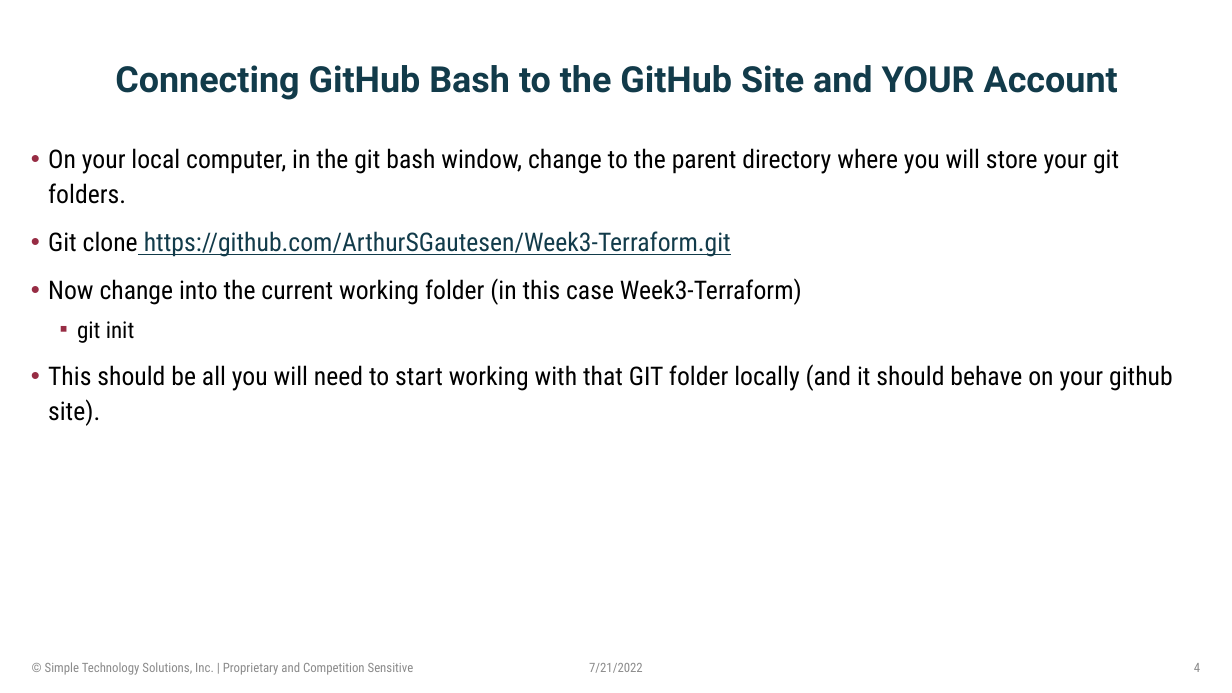
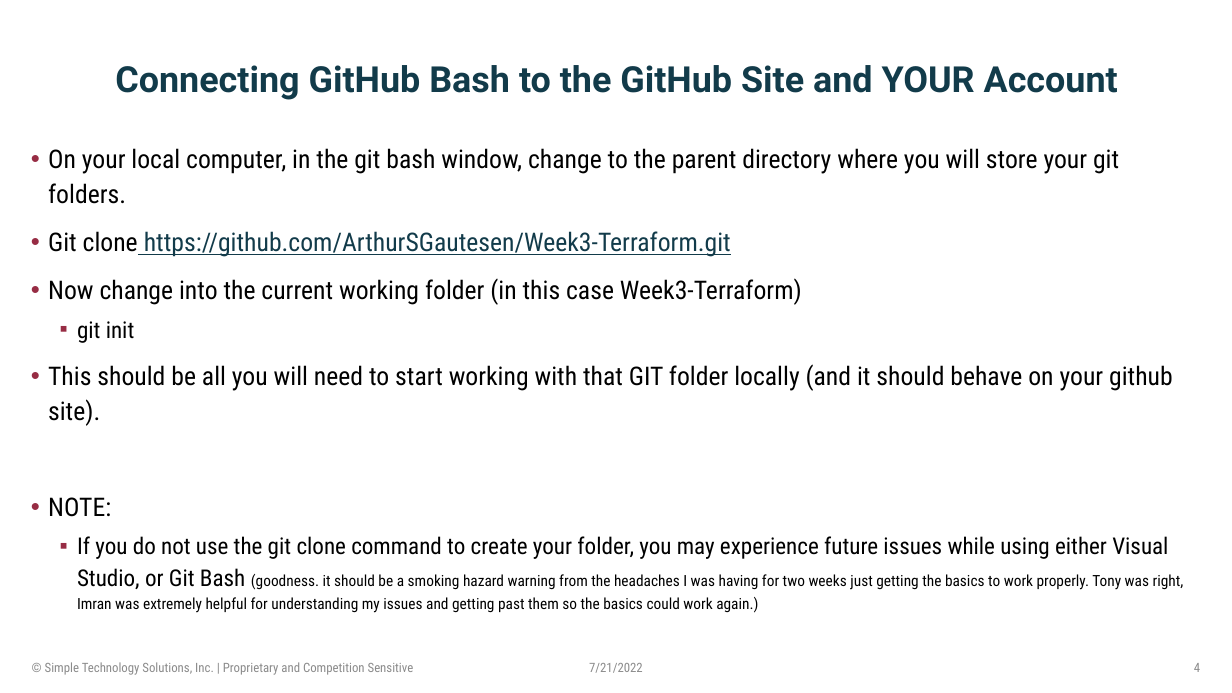
Before and after one commit to ArthurSGautesen/Week3-Terraform, a slide deck: slide 4 of Week3-GitHub_And_Terraform.pptx. Drawn at 1232x693 pixels with LibreOffice and Linux fonts; fonts in the diff are those of the drawing; background and template pictures are left out. Boxes give left, top, right and bottom in pixels: in the first picture for what was removed or moved away, otherwise in the second. Text is boxed around its words. In the diff, an @@ line names an element or a change of style, - is before the commit and + after.

Commit message:
updating pptx file

```diff
--- a/Week3-GitHub_And_Terraform.pptx
+++ b/Week3-GitHub_And_Terraform.pptx
@@ text at (x1=48, y1=497, x2=1184, y2=613): paragraphs added @@
+• NOTE:
+  ▪ If you do not use the git clone command to create your folder, you may experience future issues while using either Visual Studio, or Git Bash (goodness. it should be a smoking hazard warning from the headaches I was having for two weeks just getting the basics to work properly. Tony was right, Imran was extremely helpful for understanding my issues and getting past them so the basics could work again.)
```
